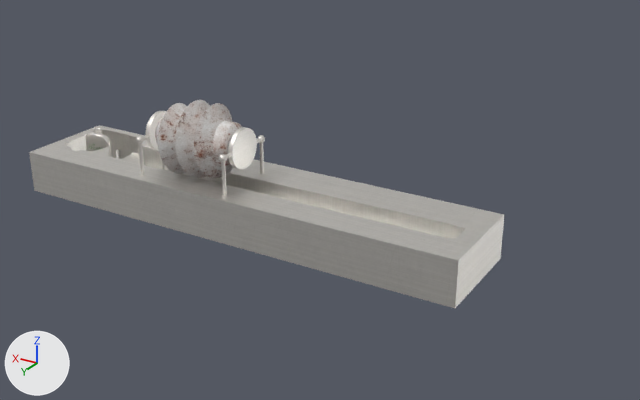
The FBX model Is Even/Assets/Models/Device.fbx as it was, and as the next commit left it.
Before and after are seen from a camera (50 mm lens) standing at (-3.47, 3.58, 1.87) and looking at (-1.34, 0.03, 0.09). Lighting does not change. The marker at lower left points along +X, +Y and +Z. Where no turn or scale is listed for an object, it has been applied to the vertices.

The scene before the commit, as lines of its bpy script (objects in view):
```python
me_bolt = bpy.data.meshes.new('Bolt')
me_bolt.from_pydata(...)  # 644 vertices, 680 faces; spans x -0.237..0.237, y -0.205..0.204, z -0.204..0.204
me_bolt.materials.append(mat_rusty_metal)  # picture img_metalspottydiscoloration001_col_3k_metalness_jpg
me_circle_001 = bpy.data.meshes.new('Circle.001')
me_circle_001.from_pydata(...)  # 2632 vertices, 2248 faces; spans x -0.292..0.292, y -0.188..0.188, z -0.216..0.108
me_circle_001.materials.append(mat_brushed_metal)  # picture img_metalaluminum001_refl_3k_specular_jpg
me_cube_010 = bpy.data.meshes.new('Cube.010')
me_cube_010.from_pydata(...)  # 4141 vertices, 3716 faces; spans x -2.02..0.61, y -0.21..0.35, z -0.12..0.12
me_cube_010.materials.append(mat_brushed_metal)  # picture img_metalaluminum001_refl_3k_specular_jpg
ob_machine = bpy.data.objects.new('Machine', me_cube_010)
ob_machine.location = (-0.21, 0.0, 0.0)
ob_screw = bpy.data.objects.new('Screw', me_bolt)
ob_screw.location = (-0.654, 0.111, 0.315)
ob_screw_holder = bpy.data.objects.new('Screw Holder', me_circle_001)
ob_screw_holder.location = (-0.654, 0.111, 0.315)
```
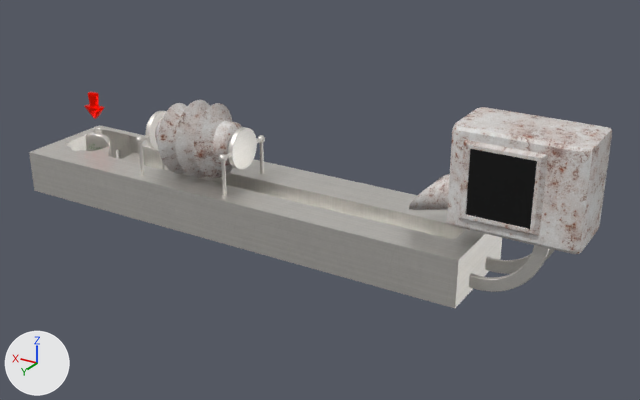
Location of each change, [x1, y1, x2, y2] in pixels of the pictures (640 x 400 px):
'Spawner', added
    after: [409, 107, 612, 254]
'Screen', added (black)
    after: [458, 140, 548, 236]
    faces in mat_screen (black #000000): [466, 149, 537, 229]
    faces in mat_rusty_metal (picture img_metalspottydiscoloration001_col_3k_metalness_jpg): [458, 140, 548, 236]
'Spawner Mount', added
    after: [469, 245, 555, 292]
'Result Arrow', added
    after: [84, 92, 105, 119]

The change in detail:
Material 'Screen' (mat_screen) is new.
Its base color is (0.0, 0.0, 0.0) (black #000000).
Its roughness is 0.225.
Material 'Result Arrow' (mat_result_arrow) is new.
Its base color is (1.0, 0.000648, 0.0) (red #ff0200).
Its metallic is 1.0.
Its roughness is 0.258.
Its emission color is (0.173, 0.0031, 0.0) (dark red #730a00).
Its emission strength is 1.0.
Mesh me_plane_001 is new.
It has 128 vertices, 126 faces and spans x -0.181..0.181, y 0.0..0.018, z -0.181..0.181.
Faces by material slot: [117, 9].
It uses material mat_rusty_metal (picture img_metalspottydiscoloration001_col_3k_metalness_jpg).
It uses material mat_screen (black #000000).
Mesh me_circle_003 is new.
It has 656 vertices, 660 faces and spans x -0.303..0.073, y 0.0..0.22, z -0.303..0.03.
It uses material mat_brushed_metal (picture img_metalaluminum001_refl_3k_specular_jpg).
Mesh me_cube_016 is new.
It has 2682 vertices, 2540 faces and spans x -0.448..0.377, y -0.115..0.259, z -0.024..0.463.
It uses material mat_rusty_metal (picture img_metalspottydiscoloration001_col_3k_metalness_jpg).
Mesh me_cube_017 is new.
It has 226 vertices, 224 faces and spans x -0.064..0.064, y -0.025..0.025, z -0.114..0.044.
It uses material mat_result_arrow (red #ff0200).
Object 'Screen' (ob_screen) is new; it shows me_plane_001.
Its location is (-2.35, 0.24, 0.445).
Object 'Spawner Mount' (ob_spawner_mount) is new; it shows me_circle_003.
Its location is (-2.261, -0.02, 0.22).
Object 'Spawner' (ob_spawner) is new; it shows me_cube_016.
Its location is (-2.261, -0.02, 0.22).
Object 'Result Arrow' (ob_result_arrow) is new; it shows me_cube_017.
Its location is (0.21, 0.0, 0.368).
